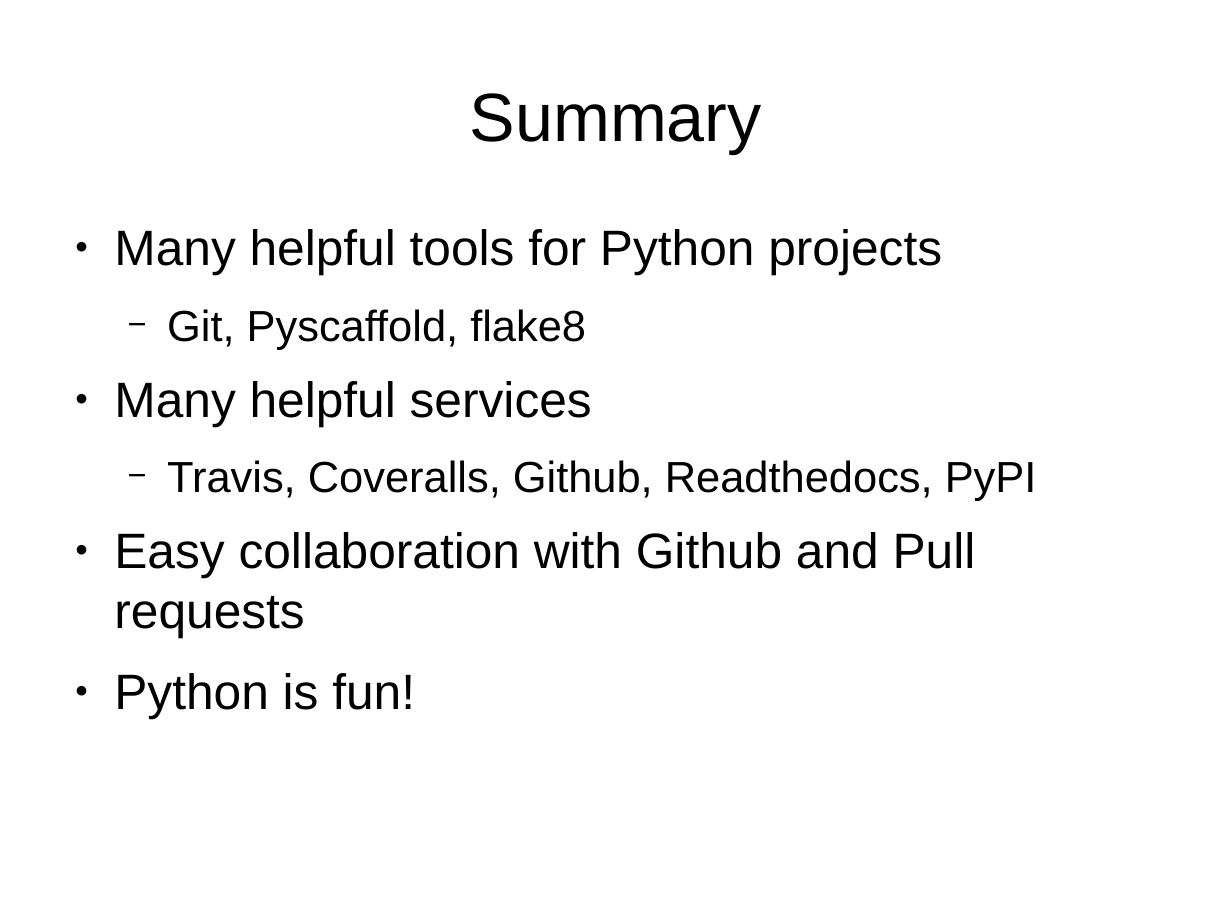
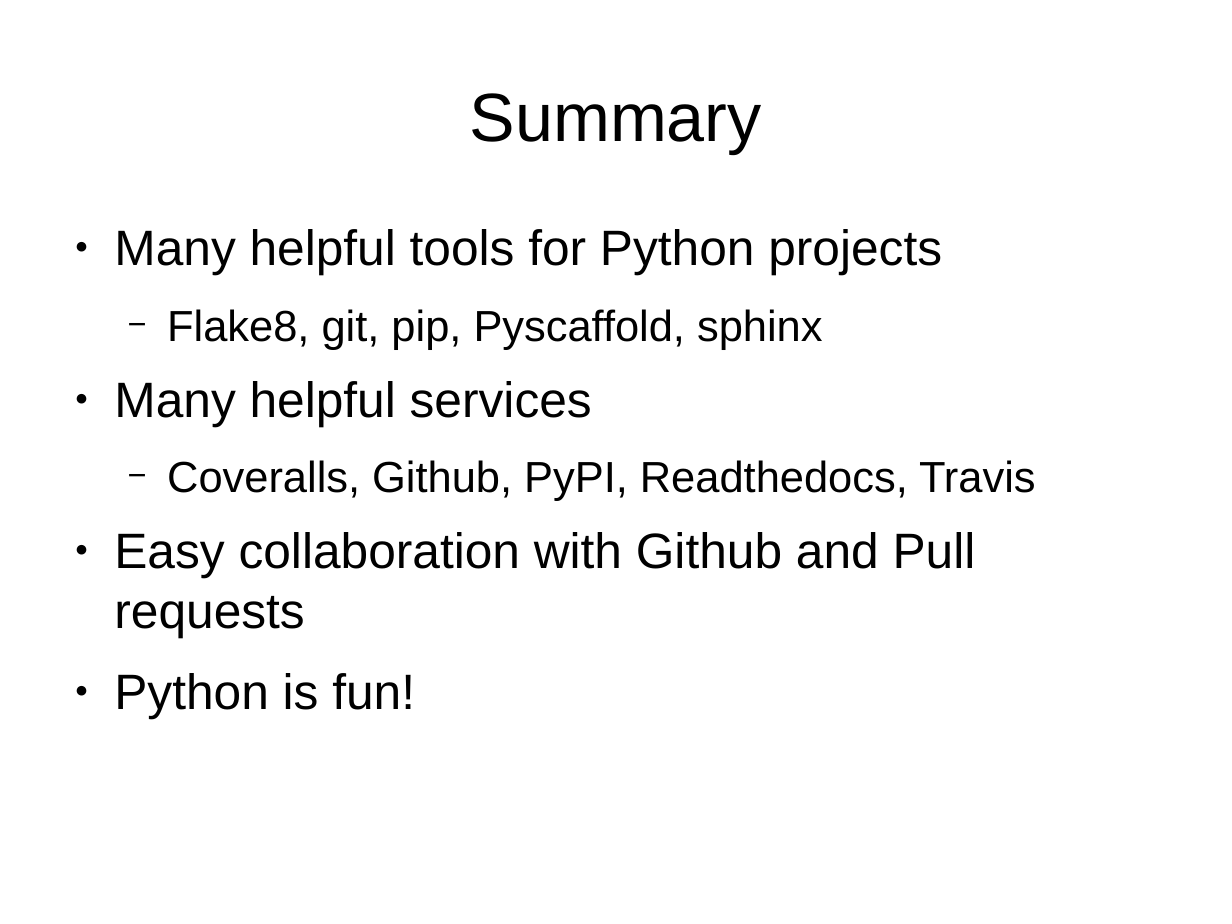
Before and after one commit to roskakori/talks, a slide deck: slide 64 of linuxtage/Open source projects with Python.odp. Drawn at 1232x924 pixels with LibreOffice and Linux fonts; fonts in the diff are those of the drawing. Boxes give left, top, right and bottom in pixels: in the first picture for what was removed or moved away, otherwise in the second. Text is boxed around its words. In the diff, an @@ line names an element or a change of style, - is before the commit and + after.

Commit message:
Cleaned up: * Added link to source for slides. * Added version number to front slide. * Cleaned up "Topics" to match sequence and headings of actual slides. * Cleaned up tools mentioned in "Summary". * Cleaned up typo.

```diff
--- a/linuxtage/Open source projects with Python.odp
+++ b/linuxtage/Open source projects with Python.odp
@@ text at (167, 309, 823, 350): text changed @@
-  − Git, Pyscaffold, flake8
+  − Flake8, git, pip, Pyscaffold, sphinx
@@ text at (167, 460, 1036, 501): text changed @@
-  − Travis, Coveralls, Github, Readthedocs, PyPI
+  − Coveralls, Github, PyPI, Readthedocs, Travis
```
Also in this commit, not shown: 4 other slides changed.
